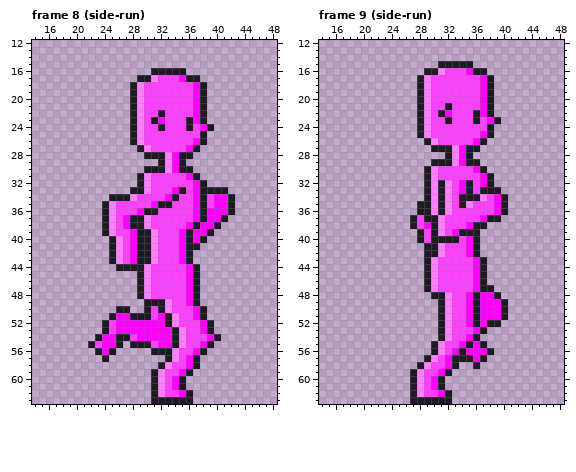
Edited in one commit: pixel-art file (art/avatar/body.aseprite). Above, as it was before the edit.
64x64 pixels, 15 frames. Shown: frame 8 (side-run): x 14..48, y 12..63; frame 9 (side-run): x 14..48, y 12..63. The commit also changed other frames, which this record leaves out.
And afterwards:
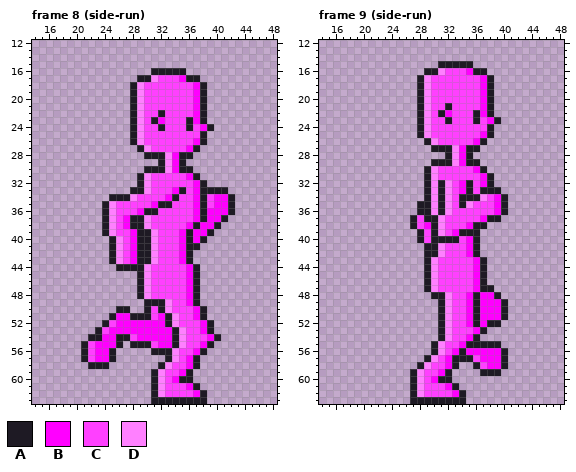
Palette (. is transparent): A #1e1a24  B #ff00ff  C #ff40ff  D #ff80ff
Change:
Frame 8 (side-run):
y 53: x 23..25 .AC -> ACB
y 54: x 22 . -> A
y 55: x 21..23 .AC -> ACB
y 56: x 21..23 ..A -> ACB
y 57: x 21..25 ...A. -> ACBBA
y 58: x 22..24 ... -> AAA
y 60: x 36 . -> A
y 61: x 34..37 BA.. -> CCBA
y 62: x 35..38 BA.. -> CCBA
y 63: x 37..38 .. -> AA
Frame 9 (side-run):
y 55: x 36 B -> A; x 38..39 .. -> AA
y 56: x 38..40 A.. -> BBA
y 57: x 36..40 BA... -> CBBBA
y 58: x 37..40 .... -> CBBA
y 59: x 37..39 ... -> AAA
y 60: x 32 . -> A
y 61: x 30..33 BA.. -> CCBA
y 62: x 31..34 BA.. -> CCBA
y 63: x 33..34 .. -> AA
Pixel boxes of the changes (left, top, right, bottom) in both pictures:
changed: (81, 327, 116, 369)
changed: (172, 376, 207, 404)
changed: (431, 341, 508, 404)
